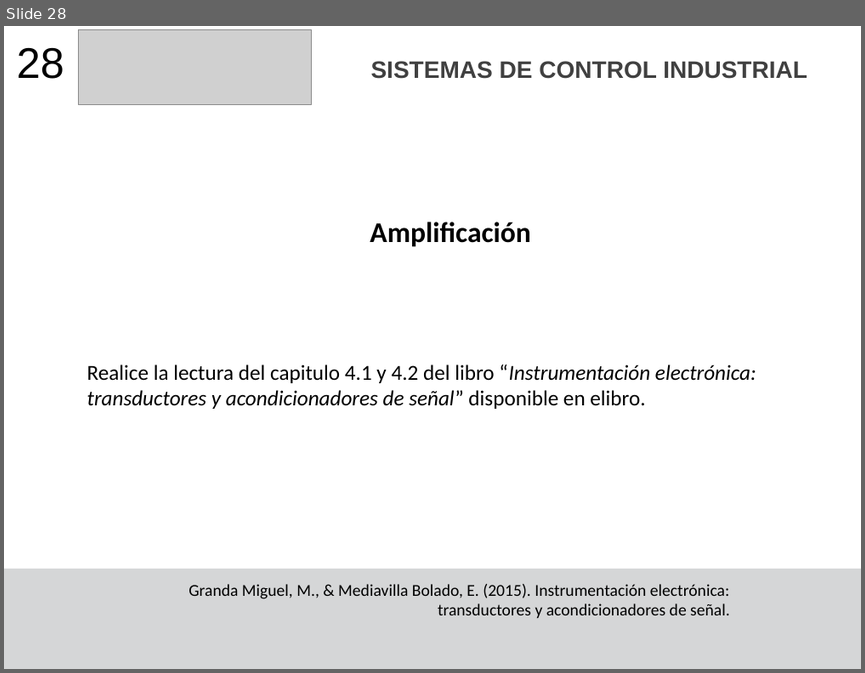
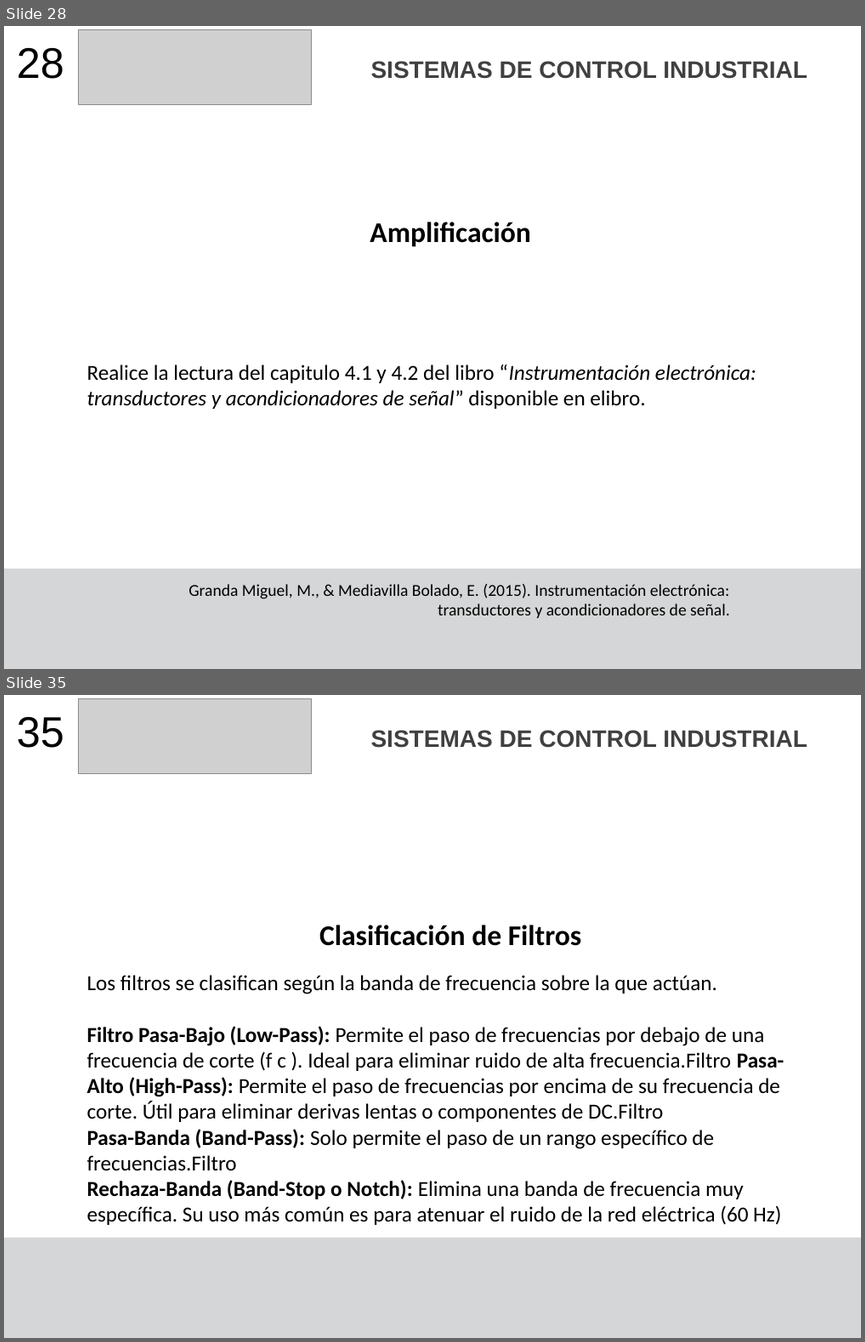
Before and after one commit to F4bian1012/Sistemas_De_Contro_Industrial, a slide deck: Lesson_5-6/Acondicionamiento_Señales.pptx. Shown one above the other, each under a label of ours: slide 28 before the commit, slides 28 and 35 after it; the slides between them are not shown. The pictures are 865x673 and 865x1342 pixels, drawn with LibreOffice and Linux fonts; fonts in the diff are those of the drawing; grey boxes stand for pictures. Boxes give left, top, right and bottom in pixels: in the first picture for what was removed or moved away, otherwise in the second. Text is boxed around its words. In the diff, an @@ line names an element or a change of style, - is before the commit and + after.

```diff
--- a/Lesson_5-6/Acondicionamiento_Señales.pptx
+++ b/Lesson_5-6/Acondicionamiento_Señales.pptx
@@ slide 35 added at box(4, 695, 861, 1338), background #FFFFFF; not listed: 1 template element that a slide beside it also shows @@
@@ text added at box(17, 716, 64, 748), 36 pt, text #000000 @@
+35
@@ picture added at box(79, 699, 312, 774) @@
@@ text added at box(371, 730, 807, 748), 20 pt, text #404040, bold @@
+SISTEMAS DE CONTROL INDUSTRIAL
@@ title added at box(319, 925, 581, 946), 24 pt, text #000000, bold @@
+Clasificación de Filtros
@@ text added at box(87, 975, 783, 1225), 18 pt, text #000000 @@
+Los filtros se clasifican según la banda de frecuencia sobre la que actúan.
+Filtro Pasa-Bajo (Low-Pass): Permite el paso de frecuencias por debajo de una frecuencia de corte (f c ). Ideal para eliminar ruido de alta frecuencia.Filtro Pasa-Alto (High-Pass): Permite el paso de frecuencias por encima de su frecuencia de corte. Útil para eliminar derivas lentas o componentes de DC.Filtro
+Pasa-Banda (Band-Pass): Solo permite el paso de un rango específico de frecuencias.Filtro
+Rechaza-Banda (Band-Stop o Notch): Elimina una banda de frecuencia muy específica. Su uso más común es para atenuar el ruido de la red eléctrica (60 Hz)
```
Also in this commit, not shown: 2 slides changed, 20 other slides added, 4 other files.
